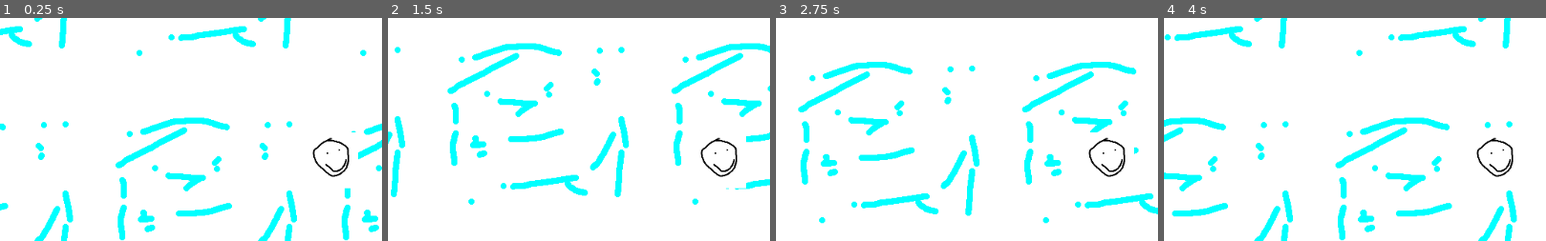
Above: before the commit, frames 1-4 (left to right).
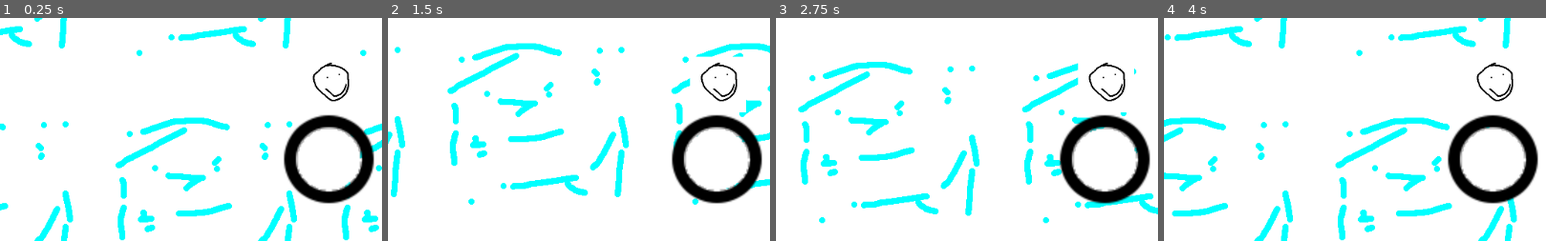
Above: after the commit, the same moments.

Repository: Lock-The-Door/Billowing-Blizzards
Game: Godot game, scene res://Scenes/Game.tscn
The game is run twice, just before and just after one commit, with the same random seed, the same clock (stepped at 60 frames per second) and the same inputs.
Inputs:
- Up to frame 1 (0.25 s): no input
- Up to frame 2 (1.5 s): tap Enter at 0.5 s; hold D 0.53-1.28 s; hold S from 1.28 s (still down)
- Up to frame 3 (2.75 s): release S at 2.03 s; hold D from 2.03 s (still down)
- Up to frame 4 (4 s): release D at 2.78 s; hold W 2.78-3.53 s; hold A from 3.53 s (still down)
The pictures show only the part of the screen within x 7-57%, y 18-68%; the shares and areas given below are measured in that part.

The runs differ from the first frame. In frame 1, 4.9% of the frame differs, in the area x 74-98%, y 20-84%; in frame 2, 5.6%, in the area x 74-98%, y 17-84%; in frame 3, 5.5%; in frame 4, 4.9%.

Commit message:
Add body upgrade & initialise game with one

Diff:
--- a/Scripts/Player.gd
+++ b/Scripts/Player.gd
@@ -1,14 +1,21 @@
 extends Node2D
 
 const WORLD_SIZE = preload("res://Scripts/Constants.gd").WORLD_SIZE
+const BODY = preload("res://Templates/Upgrades/Body.tscn")
 
 export (int)var _health
 export (int)var _speed
 
+var _bodyCount = 0
+
 # Called when the node enters the scene tree for the first time.
 func _ready():
+	# add initial body
+	var newBody = BODY.instance()
+	add_child(newBody)
+	newBody.init(++_bodyCount)
+
 	resolveBodyParts()
-	pass
 
 
 # Called every frame. 'delta' is the elapsed time since the previous frame.
--- /dev/null
+++ b/Scripts/Upgrades/Body.gd
@@ -0,0 +1,15 @@
+extends Sprite
+
+export (int)var _health
+export (float)var _scaleFactor # how much bigger and more health each body gives
+export (float)var _textureScale # how much bigger the texture is
+
+func init(bodyNumber):
+	# calculate the actual scale
+	var scale = _scaleFactor * bodyNumber + 1
+
+	# set the scale
+	set_scale(Vector2(scale, scale) * _textureScale)
+
+	# calculate the heath this body gives
+	_health = _health * scale
--- /dev/null
+++ b/Templates/Upgrades/Body.tscn
@@ -0,0 +1,20 @@
+[gd_scene load_steps=4 format=2]
+
+[ext_resource path="res://Assets/Projectiles/snowball.png" type="Texture" id=1]
+[ext_resource path="res://Scripts/Upgrades/Body.gd" type="Script" id=2]
+
+[sub_resource type="CircleShape2D" id=1]
+radius = 30.0
+
+[node name="Body" type="Sprite"]
+texture = ExtResource( 1 )
+script = ExtResource( 2 )
+_health = 100
+_scaleFactor = 0.5
+_textureScale = 8.0
+
+[node name="Area2D" type="Area2D" parent="."]
+
+[node name="CollisionShape2D" type="CollisionShape2D" parent="Area2D"]
+position = Vector2( -1, -1 )
+shape = SubResource( 1 )
